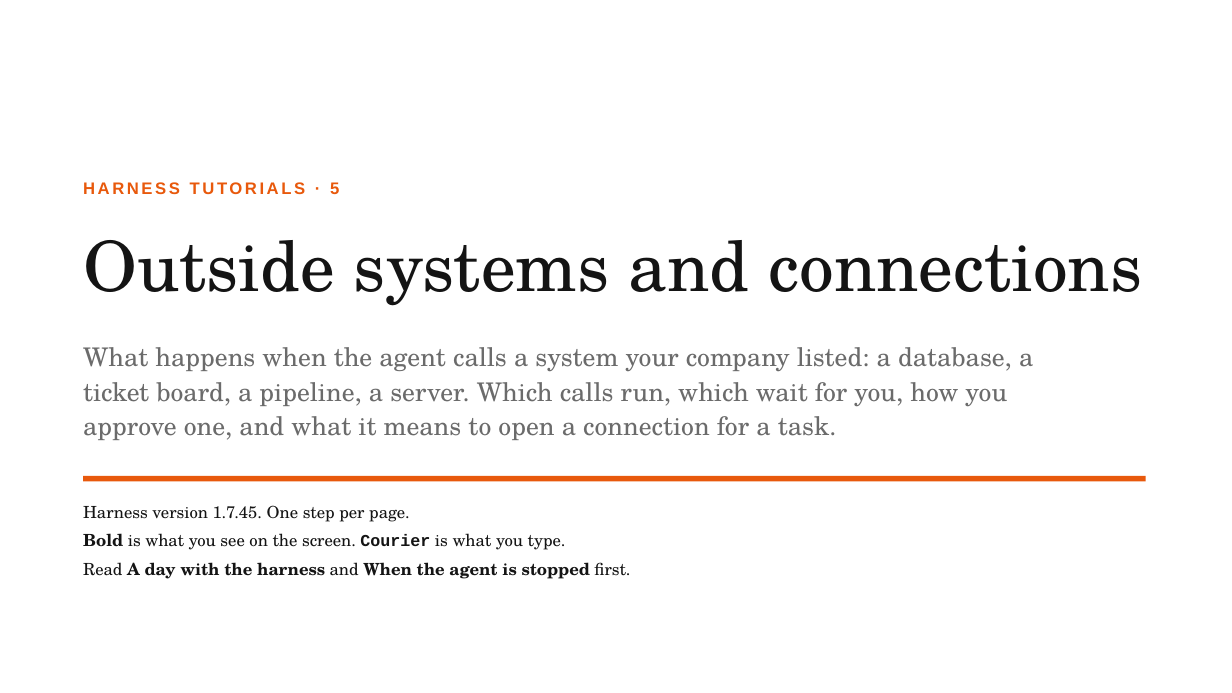
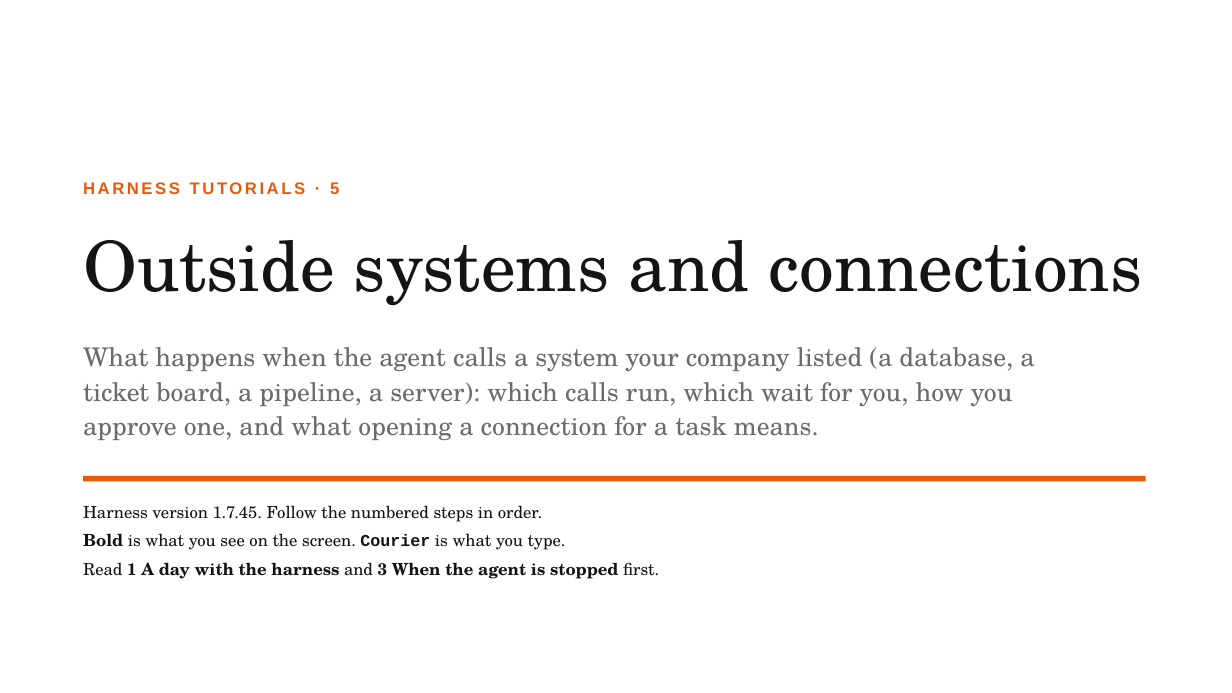
Before and after one commit to Smars-Bin-Hu/ai-exploration, a slide deck: slide 1 of source/tutorials/5_outside.pptx. Drawn at 1232x693 pixels with LibreOffice and Linux fonts; fonts in the diff are those of the drawing. Boxes give left, top, right and bottom in pixels: in the first picture for what was removed or moved away, otherwise in the second. Text is boxed around its words. In the diff, an @@ line names an element or a change of style, - is before the commit and + after.

```diff
--- a/source/tutorials/5_outside.pptx
+++ b/source/tutorials/5_outside.pptx
@@ text at <box>83,347,1034,440</box>: text changed @@
-What happens when the agent calls a system your company listed: a database, a ticket board, a pipeline, a server. Which calls run, which wait for you, how you approve one, and what it means to open a connection for a task.
+What happens when the agent calls a system your company listed (a database, a ticket board, a pipeline, a server): which calls run, which wait for you, how you approve one, and what opening a connection for a task means.
@@ text at <box>83,505,542,522</box>: text changed @@
-Harness version 1.7.45. One step per page.
+Harness version 1.7.45. Follow the numbered steps in order.
@@ text at <box>83,562,659,579</box>: text changed @@
-Read A day with the harness and When the agent is stopped first.
+Read 1 A day with the harness and 3 When the agent is stopped first.
```
Also in this commit, not shown: 8 other slides changed, 4 slides added, 4 slides removed, 17 other files.
